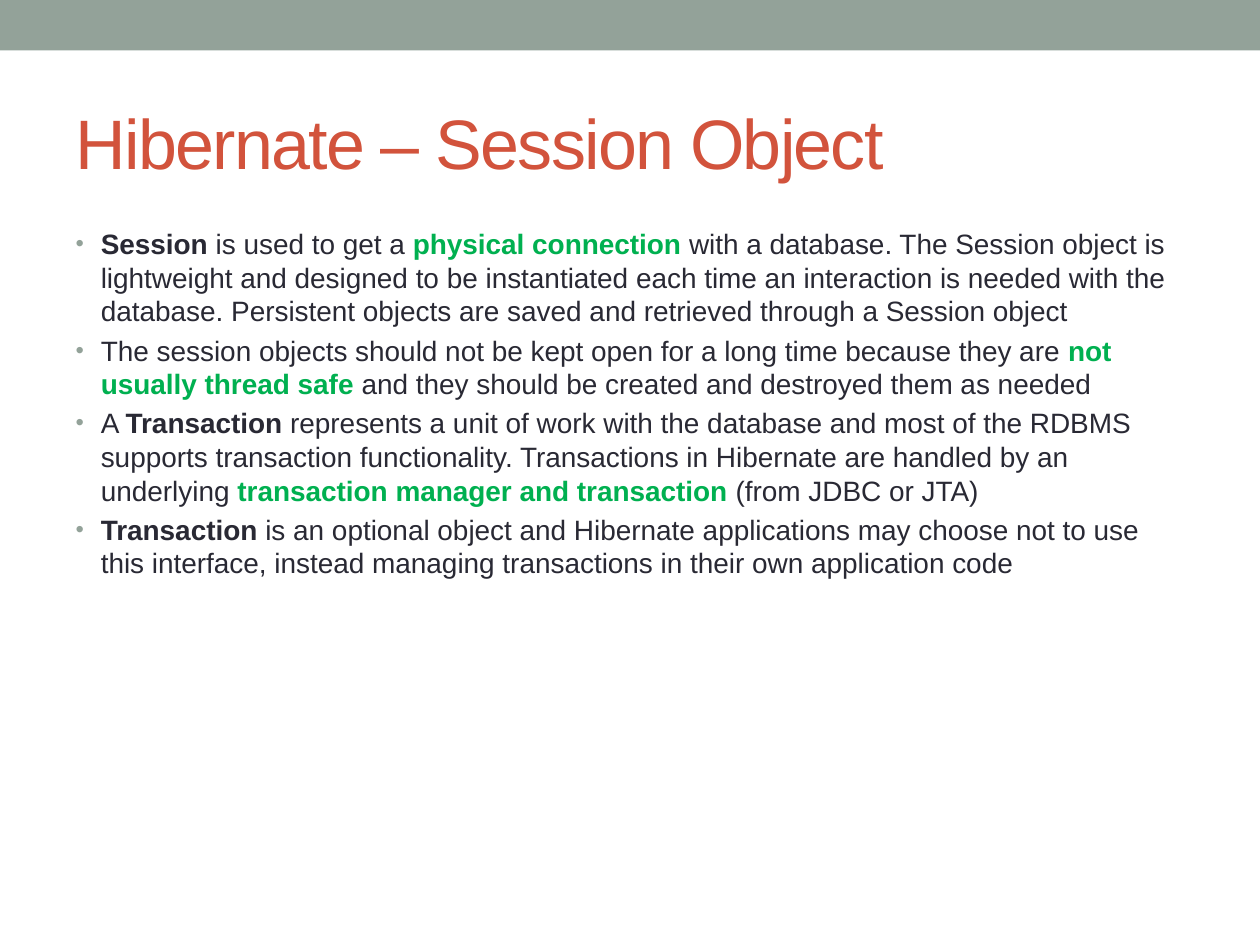
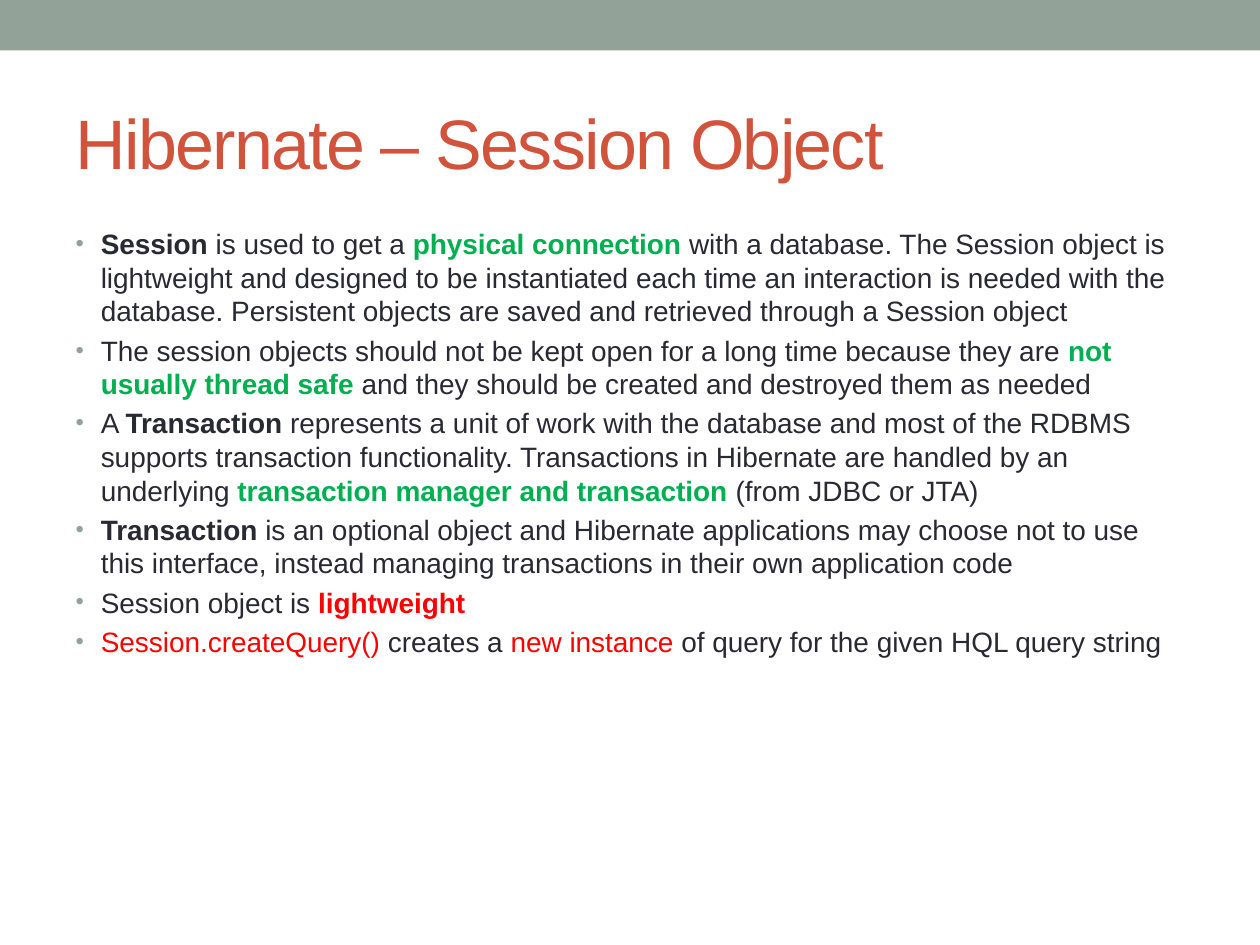
Before and after one commit to notionquest/ProjectDocumentation, a slide deck: slide 6 of Hibernate.pptx. Drawn at 1260x945 pixels with LibreOffice and Linux fonts; fonts in the diff are those of the drawing. Boxes give left, top, right and bottom in pixels: in the first picture for what was removed or moved away, otherwise in the second. Text is boxed around its words. In the diff, an @@ line names an element or a change of style, - is before the commit and + after.

Commit message:
Hibernate session object

```diff
--- a/Hibernate.pptx
+++ b/Hibernate.pptx
@@ text at <box>101,592,1161,657</box>: paragraphs added @@
+• Session object is lightweight
+• Session.createQuery() creates a new instance of query for the given HQL query string
```
Also in this commit, not shown: 1 slide added.
